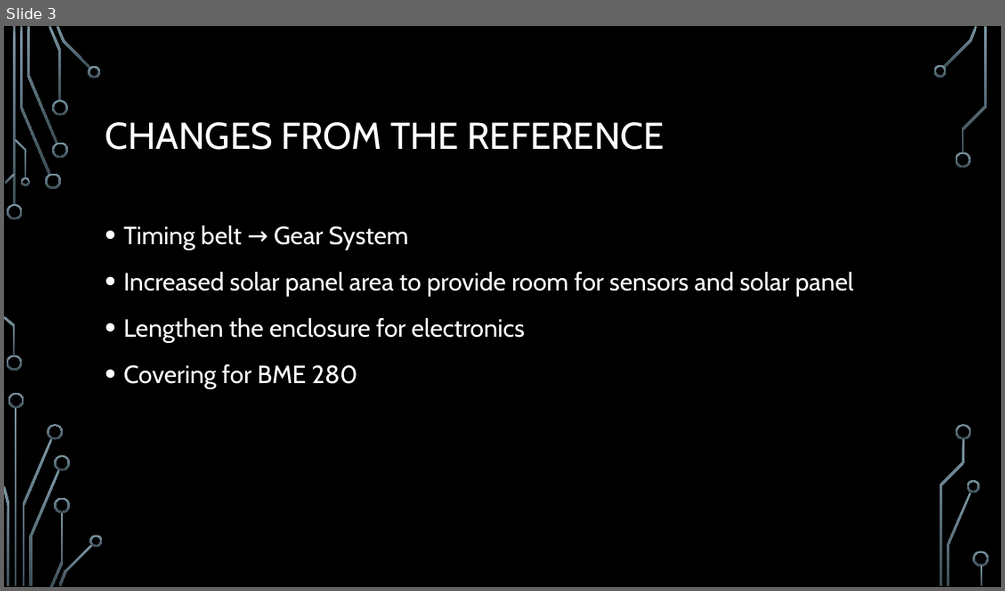
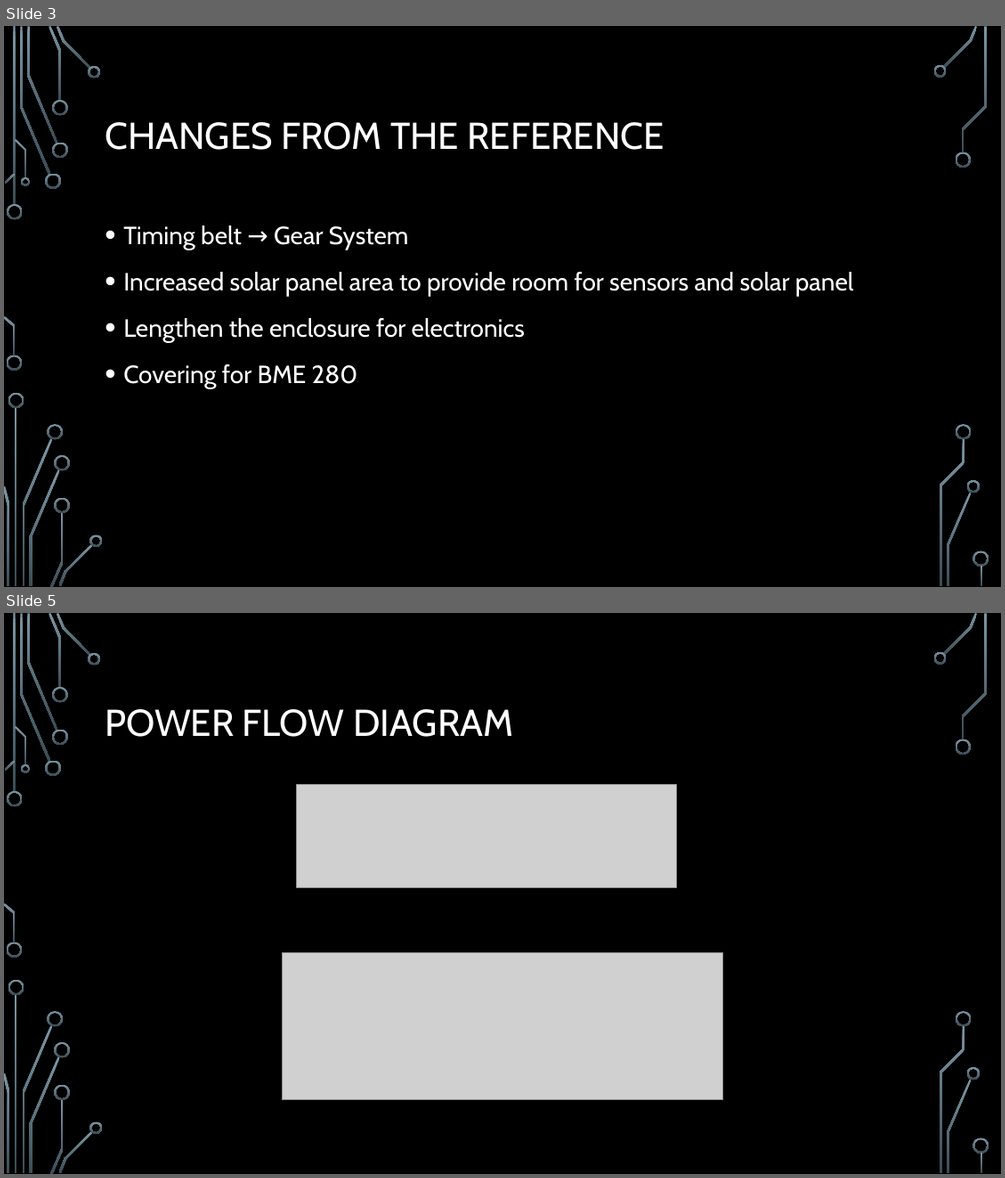
Before and after one commit to mrtbaggins95/SAWS, a slide deck: ResultsPresentation/EE400D SAWS Presentation 28102017.pptx. Shown one above the other, each under a label of ours: slide 3 before the commit, slides 3 and 5 after it; the slides between them are not shown. The pictures are 1005x591 and 1005x1178 pixels, drawn with LibreOffice and Linux fonts; fonts in the diff are those of the drawing; grey boxes stand for pictures; background and template pictures are left out. Boxes give left, top, right and bottom in pixels: in the first picture for what was removed or moved away, otherwise in the second. Text is boxed around its words. In the diff, an @@ line names an element or a change of style, - is before the commit and + after.

Commit message:
power results
added the power components of our system. added a power flow diagram

```diff
--- a/ResultsPresentation/EE400D SAWS Presentation 28102017.pptx
+++ b/ResultsPresentation/EE400D SAWS Presentation 28102017.pptx
@@ slide 5 added at (x1=4, y1=613, x2=1001, y2=1174), background picture (left out); not listed: 36 template elements that a slide beside it also shows @@
@@ title added at (x1=105, y1=709, x2=513, y2=737), 36 pt, text #FFFFFF @@
+POWER FLOW DIAGRAM
@@ picture added at (x1=297, y1=784, x2=676, y2=887) @@
@@ picture added at (x1=283, y1=952, x2=723, y2=1100) @@
```
Also in this commit, not shown: 1 other slide added, 10 other files.
